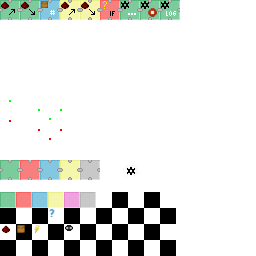
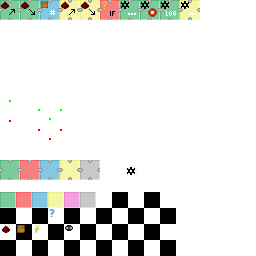
Comparing the layer stacks of the two (256, 256) images. Changes:
painted on "icons.png" over [180, 0, 200, 20]
